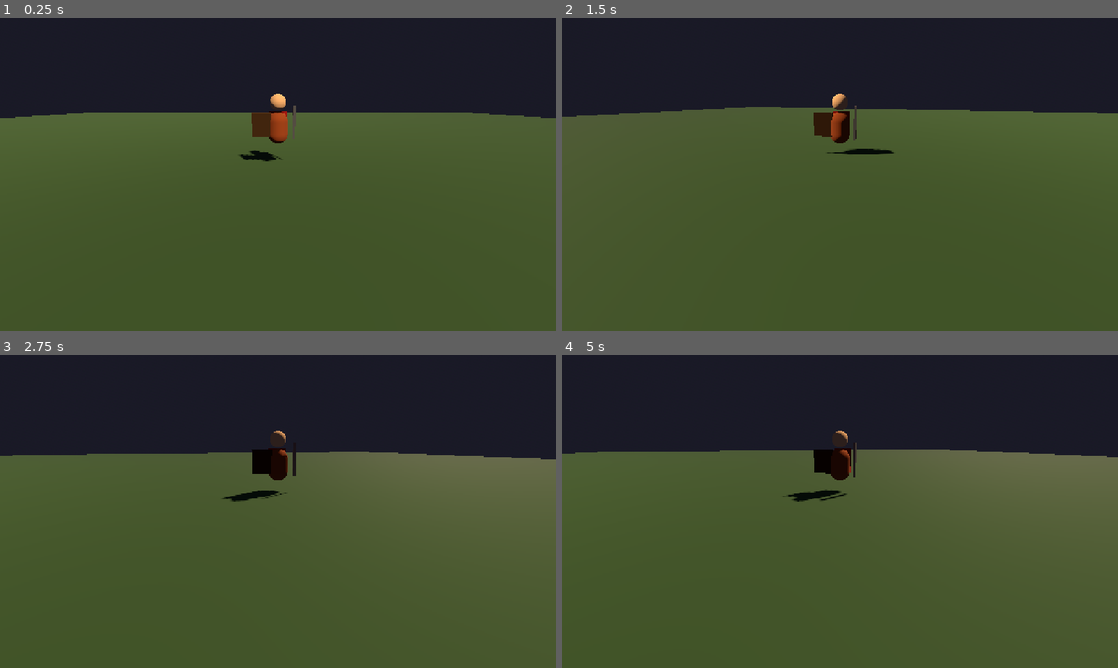
Above: before the commit, frames 1-4 (two rows, left to right).
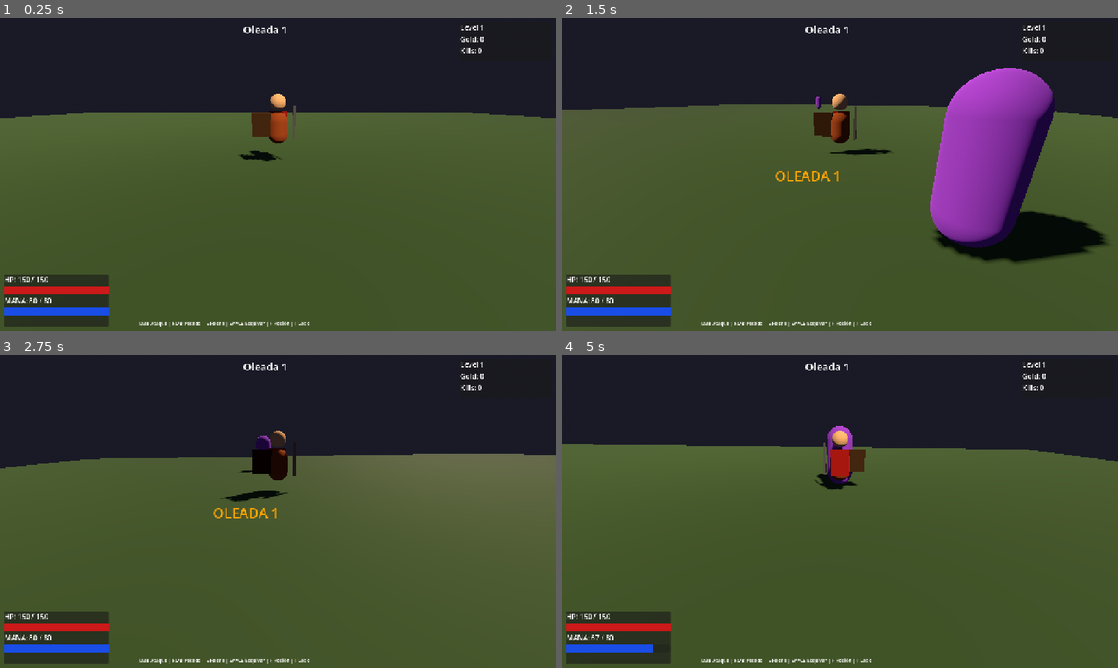
Above: after the commit, the same moments.

Repository: maicolrtu531-lab/michael
Game: Godot game, scene res://scenes/world/main.tscn
Same seed, same stepped clock (60 frames per second), same inputs: the game is played once before the commit and once after it.
Inputs (mouse positions are in pixels of both pictures, inside the frame that each line leads up to):
- Up to frame 1 (0.25 s): no input
- Up to frame 2 (1.5 s): tap Enter (ui_accept) at 0.5, 0.77 s; move the mouse to (867, 174) at 0.52 s; hold W (move_forward) from 0.53 s (still down); right-click (867, 174) at 0.6 s; move the mouse to (812, 174) at 1.27 s; click (812, 174) at 1.35 s
- Up to frame 3 (2.75 s): keep holding W (move_forward); tap Enter (ui_accept) at 1.52 s; move the mouse to (289, 505) at 2.02 s; tap Space (dodge) at 2.1 s
- Up to frame 4 (5 s): keep holding W (move_forward); move the mouse to (834, 517) at 2.77 s; tap T (lock_target) at 2.85 s; tap Enter (ui_accept) at 3.02, 3.77, 4.52 s; move the mouse to (878, 514) at 3.52 s; tap E (use_ability) at 3.6 s; move the mouse to (795, 508) at 4.27 s; tap F (use_potion) at 4.35 s

The runs differ from the first frame. In frame 1, 3.5% of the frame differs, in the area x 0-87%, y 2-99%; in frame 2, 16%, in the area x 0-100%, y 2-99%; in frame 3, 5.1%; in frame 4, 6.4%.
Error before the commit: Parse Error: Cannot find member "PRESET_TOP_CENTER" in base "Control". (res://scripts/ui/hud.gd:79)

Commit message:
Fix HUD: use anchor/offset instead of PRESET constants

Diff:
--- a/godot-wrath/scripts/ui/hud.gd
+++ b/godot-wrath/scripts/ui/hud.gd
@@ -16,13 +16,19 @@
 	_build_ui()
 
 func _build_ui() -> void:
+	# Bottom-left panel: HP and Mana
 	var panel = PanelContainer.new()
-	panel.set_anchors_preset(Control.PRESET_BOTTOM_LEFT)
-	panel.position = Vector2(10, -130)
+	panel.anchor_left   = 0.0
+	panel.anchor_right  = 0.0
+	panel.anchor_top    = 1.0
+	panel.anchor_bottom = 1.0
+	panel.offset_left   = 10
+	panel.offset_top    = -130
+	panel.offset_right  = 250
+	panel.offset_bottom = -10
 	add_child(panel)
 
 	var vbox = VBoxContainer.new()
-	vbox.custom_minimum_size = Vector2(230, 0)
 	panel.add_child(vbox)
 
 	hp_label = Label.new()
@@ -30,9 +36,9 @@
 	vbox.add_child(hp_label)
 
 	hp_bar = ProgressBar.new()
-	hp_bar.custom_minimum_size = Vector2(210, 18)
-	hp_bar.max_value = 150
-	hp_bar.value = 150
+	hp_bar.custom_minimum_size = Vector2(220, 18)
+	hp_bar.max_value  = 150
+	hp_bar.value      = 150
 	hp_bar.show_percentage = false
 	var hp_style = StyleBoxFlat.new()
 	hp_style.bg_color = Color(0.8, 0.1, 0.1, 1)
@@ -44,55 +50,82 @@
 	vbox.add_child(mana_label)
 
 	mana_bar = ProgressBar.new()
-	mana_bar.custom_minimum_size = Vector2(210, 18)
-	mana_bar.max_value = 80
-	mana_bar.value = 80
+	mana_bar.custom_minimum_size = Vector2(220, 18)
+	mana_bar.max_value  = 80
+	mana_bar.value      = 80
 	mana_bar.show_percentage = false
 	var mana_style = StyleBoxFlat.new()
 	mana_style.bg_color = Color(0.1, 0.3, 0.9, 1)
 	mana_bar.add_theme_stylebox_override("fill", mana_style)
 	vbox.add_child(mana_bar)
 
-	var top_right = PanelContainer.new()
-	top_right.set_anchors_preset(Control.PRESET_TOP_RIGHT)
-	top_right.position = Vector2(-220, 10)
-	add_child(top_right)
+	# Top-right panel: stats
+	var rpanel = PanelContainer.new()
+	rpanel.anchor_left   = 1.0
+	rpanel.anchor_right  = 1.0
+	rpanel.anchor_top    = 0.0
+	rpanel.anchor_bottom = 0.0
+	rpanel.offset_left   = -220
+	rpanel.offset_top    = 10
+	rpanel.offset_right  = -10
+	rpanel.offset_bottom = 100
+	add_child(rpanel)
 
-	var tvbox = VBoxContainer.new()
-	tvbox.custom_minimum_size = Vector2(200, 0)
-	top_right.add_child(tvbox)
+	var rvbox = VBoxContainer.new()
+	rpanel.add_child(rvbox)
 
 	level_label = Label.new()
 	level_label.text = "Level 1"
-	tvbox.add_child(level_label)
+	rvbox.add_child(level_label)
 
 	gold_label = Label.new()
 	gold_label.text = "Gold: 0"
-	tvbox.add_child(gold_label)
+	rvbox.add_child(gold_label)
 
 	kills_label = Label.new()
 	kills_label.text = "Kills: 0"
-	tvbox.add_child(kills_label)
+	rvbox.add_child(kills_label)
 
+	# Top-center: wave name
 	wave_label = Label.new()
-	wave_label.text = "Wave 1"
-	wave_label.set_anchors_preset(Control.PRESET_TOP_CENTER)
-	wave_label.position = Vector2(-50, 10)
+	wave_label.text = "Oleada 1"
+	wave_label.anchor_left   = 0.5
+	wave_label.anchor_right  = 0.5
+	wave_label.anchor_top    = 0.0
+	wave_label.anchor_bottom = 0.0
+	wave_label.offset_left   = -80
+	wave_label.offset_top    = 10
+	wave_label.offset_right  = 80
+	wave_label.offset_bottom = 40
 	wave_label.add_theme_font_size_override("font_size", 24)
 	add_child(wave_label)
 
+	# Bottom-center: hint
 	var hint = Label.new()
-	hint.text = "[LMB] Ataque  [RMB] Pesado  [E] Hacha  [SPACE] Esquivar  [F] Poción  [T] Lock"
-	hint.set_anchors_preset(Control.PRESET_BOTTOM_CENTER)
-	hint.position = Vector2(-300, -20)
+	hint.text = "LMB Ataque | RMB Pesado | E Hacha | SPACE Esquivar | F Poción | T Lock"
+	hint.anchor_left   = 0.5
+	hint.anchor_right  = 0.5
+	hint.anchor_top    = 1.0
+	hint.anchor_bottom = 1.0
+	hint.offset_left   = -320
+	hint.offset_top    = -25
+	hint.offset_right  = 320
+	hint.offset_bottom = -5
 	hint.add_theme_font_size_override("font_size", 11)
 	add_child(hint)
 
+	# Center: big message
 	msg_label = Label.new()
 	msg_label.text = ""
-	msg_label.set_anchors_preset(Control.PRESET_CENTER)
-	msg_label.position = Vector2(-100, -20)
-	msg_label.add_theme_font_size_override("font_size", 28)
+	msg_label.anchor_left   = 0.5
+	msg_label.anchor_right  = 0.5
+	msg_label.anchor_top    = 0.5
+	msg_label.anchor_bottom = 0.5
+	msg_label.offset_left   = -150
+	msg_label.offset_top    = -20
+	msg_label.offset_right  = 150
+	msg_label.offset_bottom = 20
+	msg_label.add_theme_font_size_override("font_size", 32)
 	add_child(msg_label)
 
 func _process(delta: float) -> void:
@@ -139,7 +172,7 @@
 	msg_timer = 2.5
 
 func update_wave(wave_num: int) -> void:
-	wave_label.text = "Wave %d" % wave_num
+	wave_label.text = "Oleada %d" % wave_num
 
 func update_gold(amount: int) -> void:
 	gold_label.text = "Gold: %d" % amount
